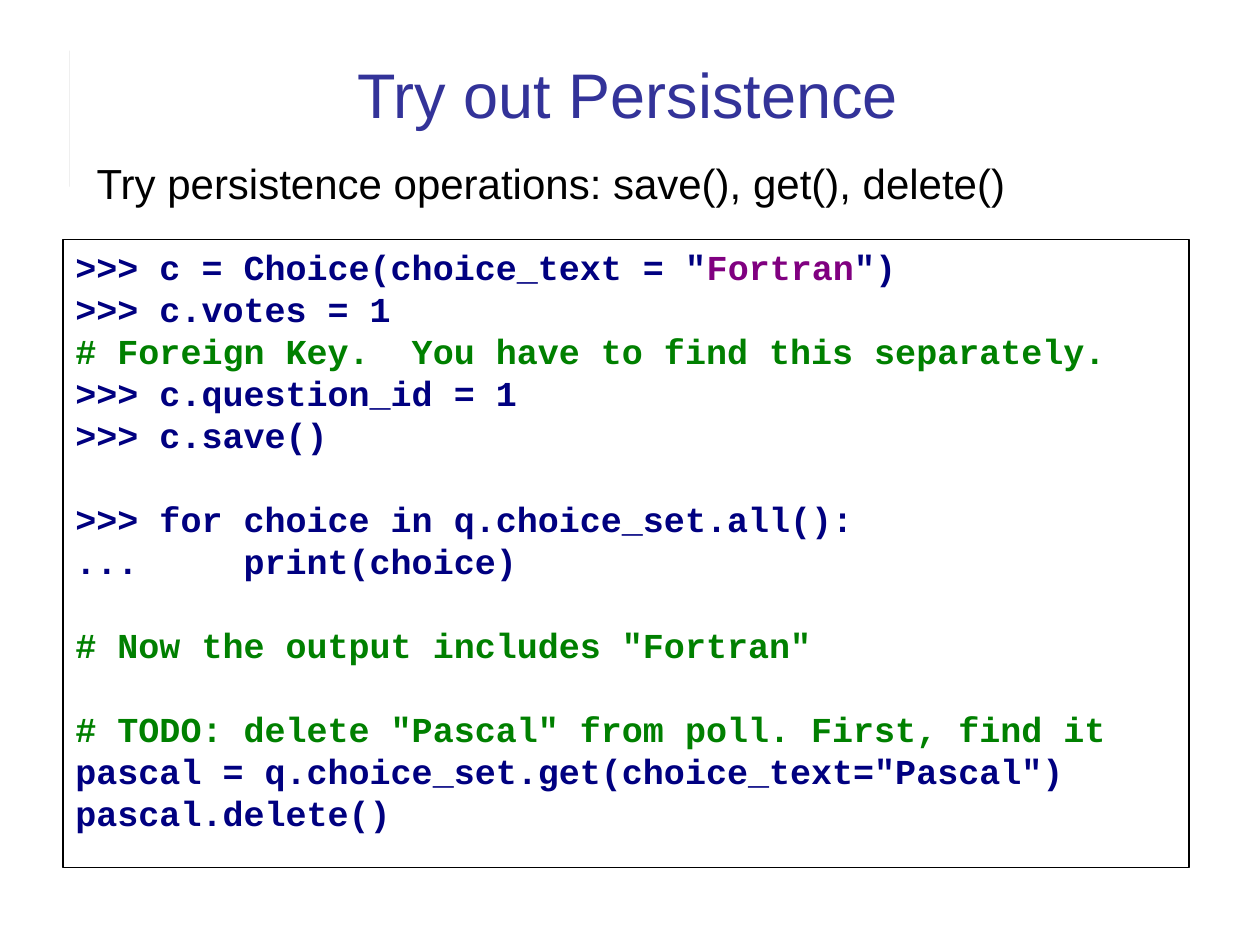
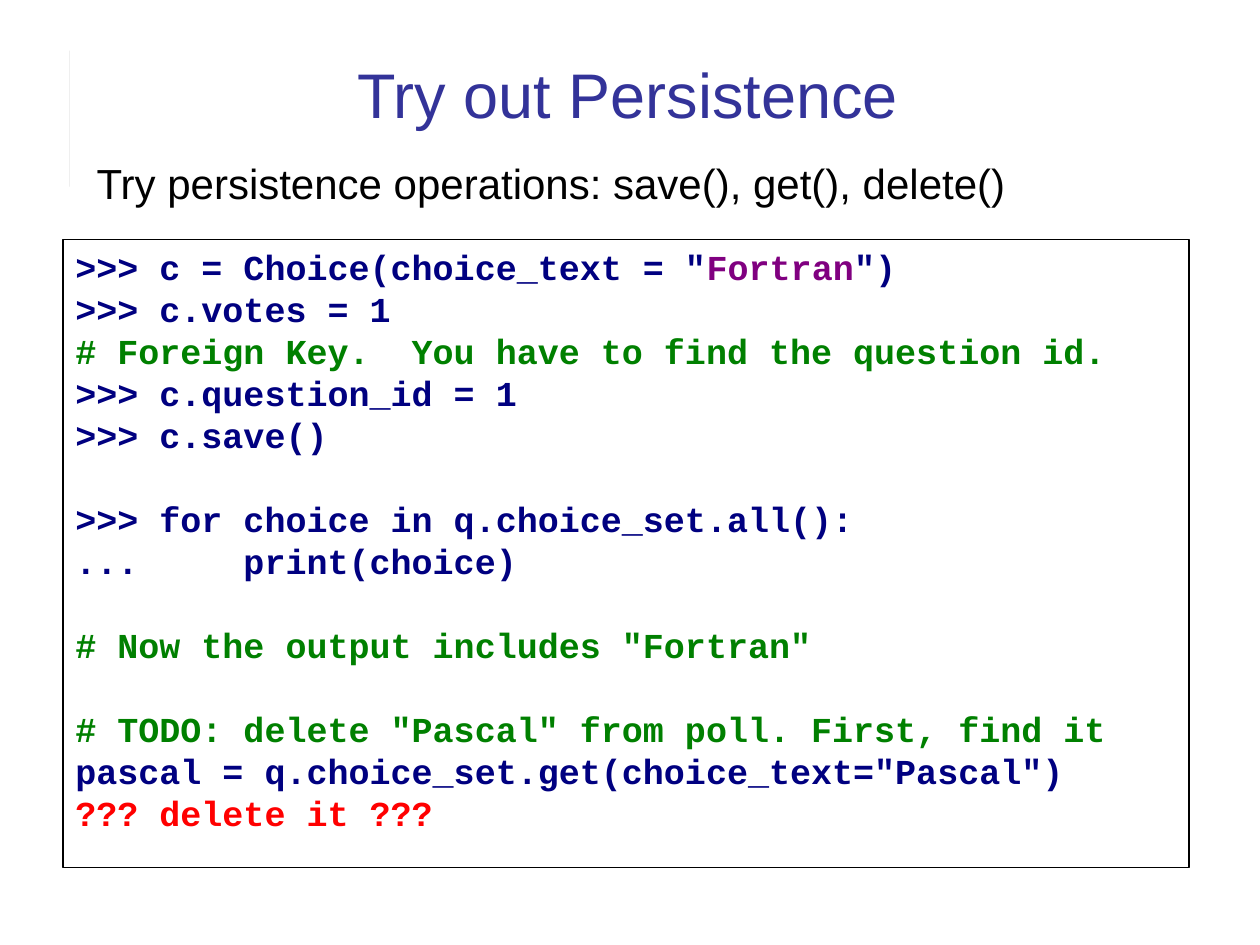
Before and after one commit to cpske/ISP, a slide deck: slide 36 of django/Django-review-1.pptx. Drawn at 1260x945 pixels with LibreOffice and Linux fonts; fonts in the diff are those of the drawing. Boxes give left, top, right and bottom in pixels: in the first picture for what was removed or moved away, otherwise in the second. Text is boxed around its words. In the diff, an @@ line names an element or a change of style, - is before the commit and + after.

```diff
--- a/django/Django-review-1.pptx
+++ b/django/Django-review-1.pptx
@@ text in freeform shape at box(117, 339, 1105, 372): text changed @@
-# Foreign Key. You have to find this separately.
+# Foreign Key. You have to find the question id.
@@ text in freeform shape at box(159, 802, 349, 827): text changed; text colour #000080 to #FF0000 @@
-pascal.delete()
+??? delete it ???
```
Also in this commit, not shown: 14 other slides changed, 1 slide added, 1 slide removed, 1 other file.
